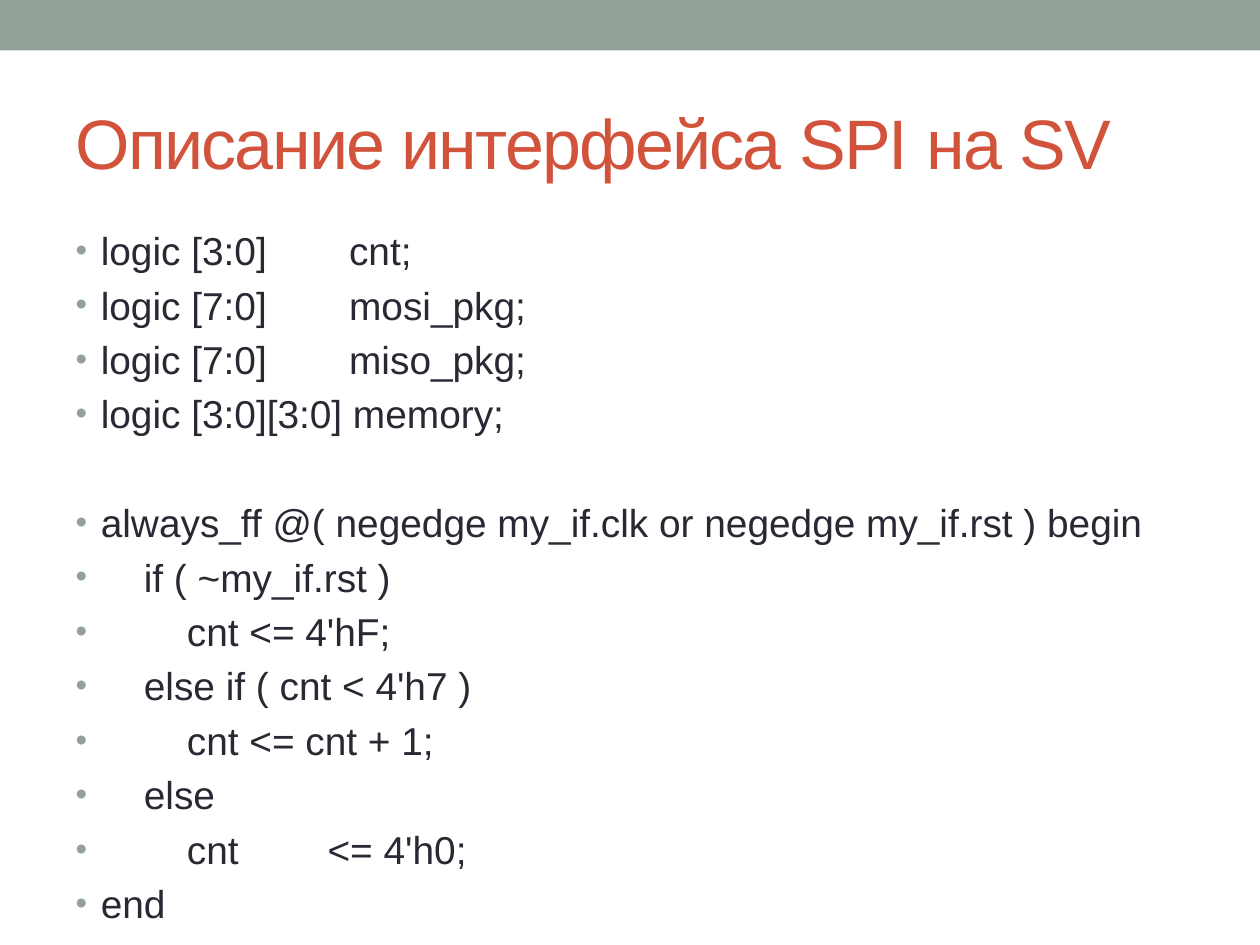
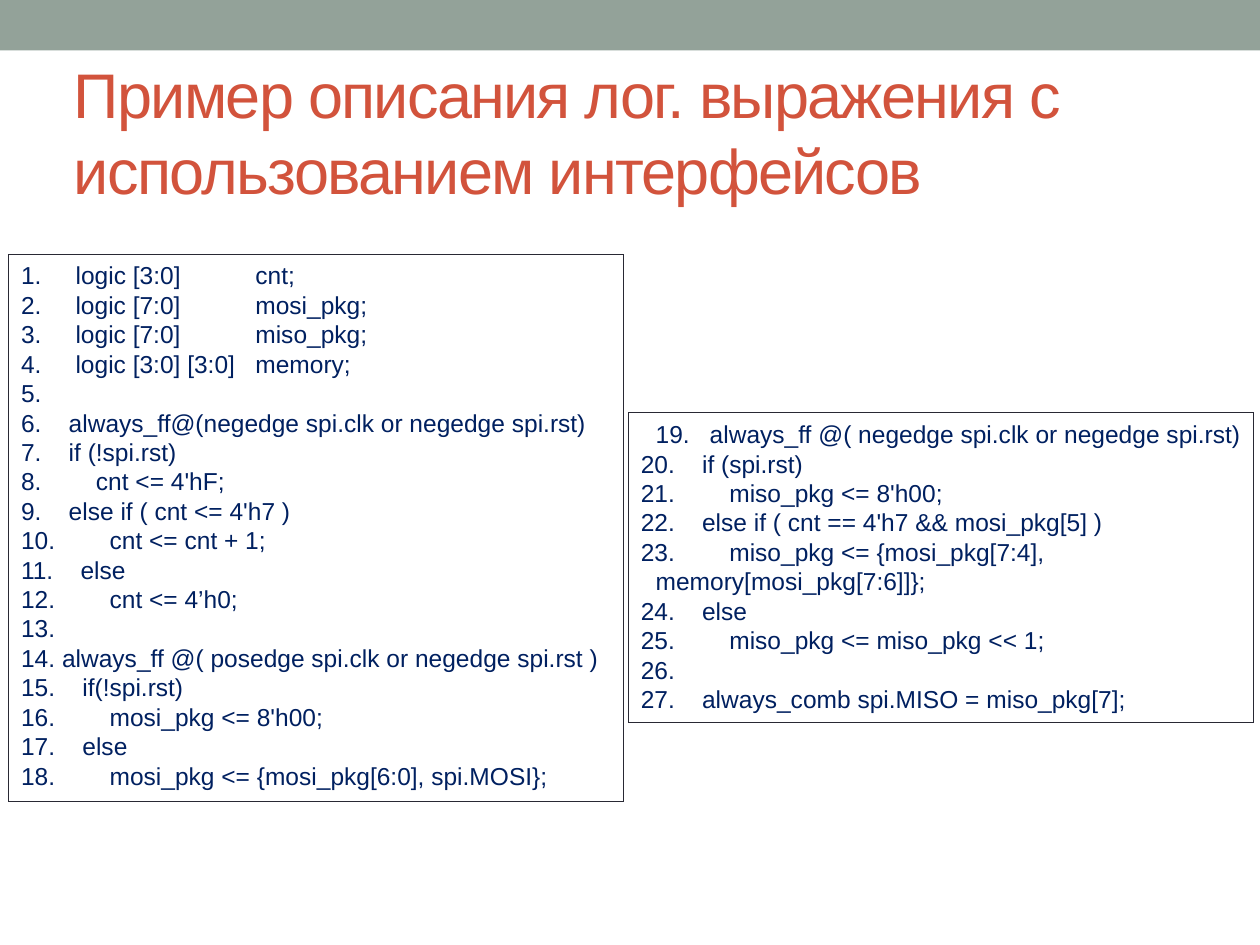
Before and after one commit to kenezoer/soc_programming, a slide deck: slide 11 of doc/Labs/LabWork1.pptx (slide 13 before the commit). Drawn at 1260x945 pixels with LibreOffice and Linux fonts; fonts in the diff are those of the drawing. Boxes give left, top, right and bottom in pixels: in the first picture for what was removed or moved away, otherwise in the second. Text is boxed around its words. In the diff, an @@ line names an element or a change of style, - is before the commit and + after.

```diff
--- a/doc/Labs/LabWork1.pptx
+++ b/doc/Labs/LabWork1.pptx
@@ title added at (74,74,1061,205), 36 pt, text #D2533C @@
+Пример описания лог. выражения с использованием интерфейсов
@@ title removed at (76,117,1111,182) @@
-Описание интерфейса SPI на SV
@@ rectangle "logic [3:0] cnt;": place and size @@
-rectangle "logic [3:0] cnt;" at (101,237,1142,869)
+rectangle "logic [3:0] cnt;" at (9,255,624,801)
@@ rectangle "logic [3:0] cnt;" at (9,255,624,801): outline none to #292934 0.75 pt @@
@@ text in rectangle at (76,266,367,580): size 22.2 to 14 pt, text colour #292934 to #002060 in "logic [3:0] cnt;", "logic [7:0] mosi_pkg;", "logic [7:0] miso_pkg;", "cnt <= 4'hF;" and 2 more places; bullet • to 1.; less space between paragraphs @@
@@ text in rectangle at (69,355,586,466): text changed; size 22.2 to 14 pt; text colour #292934 to #002060 @@
-• logic [3:0][3:0] memory;
-• always_ff @( negedge my_if.clk or negedge my_if.rst ) begin
-• if ( ~my_if.rst )
+4. logic [3:0] [3:0] memory;
+5. always_ff@(negedge spi.clk or negedge spi.rst)
+6. if (!spi.rst)
@@ rectangle added at (629,413,1254,723), outline #292934 0.75 pt, 14 pt, text #002060 @@
+19. always_ff @( negedge spi.clk or negedge spi.rst)
+20. if (spi.rst)
+21. miso_pkg <= 8'h00;
+22. else if ( cnt == 4'h7 && mosi_pkg[5] )
+23. miso_pkg <= {mosi_pkg[7:4], memory[mosi_pkg[7:6]]};
+24. else
+25. miso_pkg <= miso_pkg << 1;
+26. always_comb spi.MISO = miso_pkg[7];
@@ text in rectangle at (69,502,276,521): text changed; size 22.2 to 14 pt; text colour #292934 to #002060 @@
-• else if ( cnt < 4'h7 )
+8. else if ( cnt <= 4'h7 )
@@ text in rectangle at (62,590,582,790): text changed; size 22.2 to 14 pt; text colour #292934 to #002060 @@
-• cnt <= 4'h0;
-• end
+11. cnt <= 4’h0;
+12. always_ff @( posedge spi.clk or negedge spi.rst )
+13. if(!spi.rst)
+14. mosi_pkg <= 8'h00;
+15. else
+16. mosi_pkg <= {mosi_pkg[6:0], spi.MOSI};
```
Also in this commit, not shown: 4 other slides changed, 3 slides added, 8 slides removed, 3 other files.
